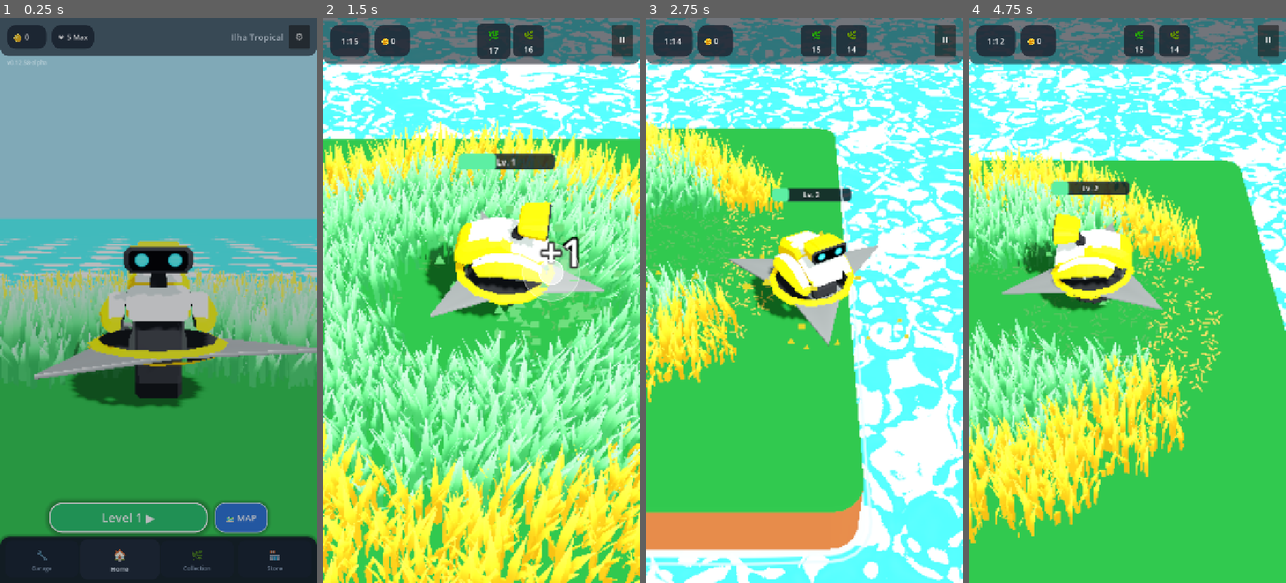
Above: before the commit, frames 1-4 (left to right).
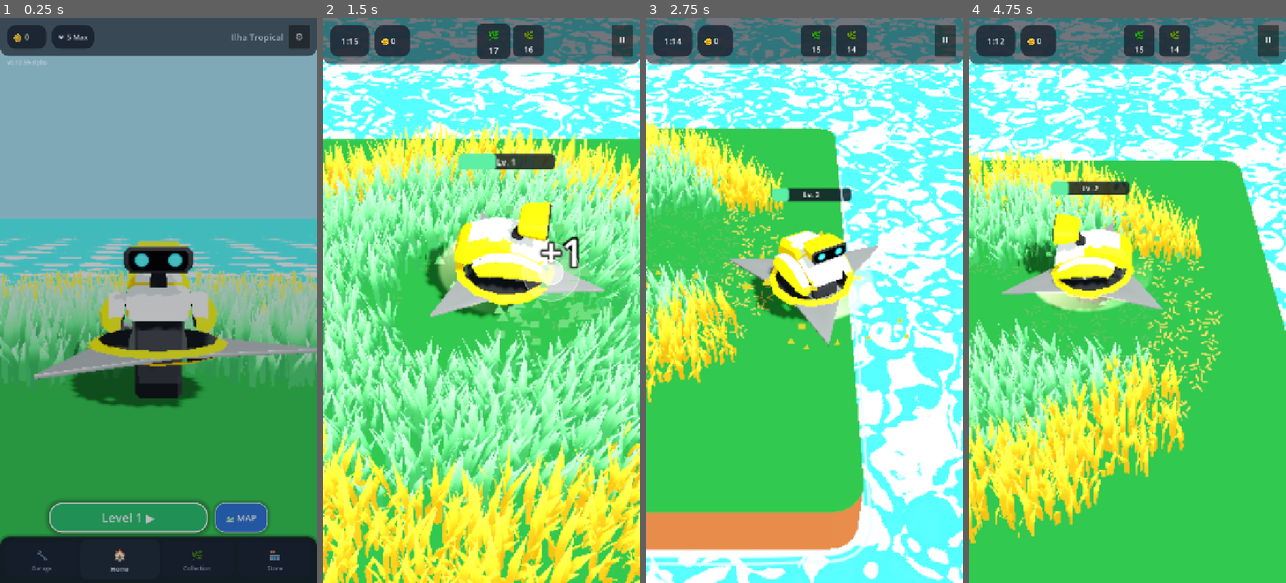
Above: after the commit, the same moments.

Repository: rogerbif/grass-cut-bot
Game: Godot game, scene res://scenes/menu/main_menu.tscn
Same seed, same stepped clock (60 frames per second), same inputs: the game is played once before the commit and once after it.
Inputs (mouse positions are in pixels of both pictures, inside the frame that each line leads up to):
- Up to frame 1 (0.25 s): no input
- Up to frame 2 (1.5 s): click "Level 1 ▶" at 0.5 s; tap Enter at 1.25 s; move the mouse to (551, 272) at 1.27 s; hold Right (ui_right) from 1.28 s (still down); hold Alt from 1.28 s (still down); click (551, 272) at 1.42 s
- Up to frame 3 (2.75 s): release Right (ui_right) at 2 s; release Alt at 2 s; drag from (741, 328) to (788, 413) at 2.02 s
- Up to frame 4 (4.75 s): move the mouse to (1159, 176) at 2.77 s; hold Right (ui_right) 2.78-3.5 s; tap Z at 2.85 s; drag from (1111, 413) to (1032, 215) at 3.52 s; move the mouse to (1222, 385) at 4.27 s; hold Left (ui_left) from 4.28 s (still down); tap 1 at 4.35 s

The runs differ from the first frame. In frame 1, less than 0.1% of the frame differs, in the area x 8-9%, y 8-9%; in frame 2, 0.5%; in frame 3, 0.4%; in frame 4, 0.8%, in the area x 20-61%, y 44-58%.

Commit message:
feat(blade): adiciona pop elástico, flash, choque e shader de slash ultra-leve no level up (v0.12.59-alpha)

Diff:
--- a/project.godot
+++ b/project.godot
@@ -11,7 +11,7 @@
 [application]
 
 config/name="Grass Cut Bot"
-config/version="0.12.58-alpha"
+config/version="0.12.59-alpha"
 run/main_scene="res://scenes/menu/main_menu.tscn"
 config/features=PackedStringArray("4.7", "Mobile")
 boot_splash/image="uid://3pegaomvcdut"
--- a/scripts/core/game_version.gd
+++ b/scripts/core/game_version.gd
@@ -2,58 +2,58 @@
 extends RefCounted
 
 ## Gerenciador Central de Versionamento - Grass Cut Bot (Game SemVer).
-## Fonte única de verdade para a versão do jogo, ciclo de maturidade (Alpha, Beta, Gold)
-## e compatibilidade de saves e presets de exportação.
+## Fonte Ãºnica de verdade para a versÃ£o do jogo, ciclo de maturidade (Alpha, Beta, Gold)
+## e compatibilidade de saves e presets de exportaÃ§Ã£o.
 
 const MAJOR: int = 0
 const MINOR: int = 12
-const PATCH: int = 58
+const PATCH: int = 59
 const STAGE: String = "ALPHA" # "PRE-ALPHA", "ALPHA", "BETA", "RC", "RELEASE"
 const BUILD_TYPE: String = "dev" # "dev", "nightly", "public"
 
-## Retorna a string semântica padrão com prefixo 'v' (ex: "v0.7.2-alpha")
+## Retorna a string semÃ¢ntica padrÃ£o com prefixo 'v' (ex: "v0.7.2-alpha")
 static func get_version_string() -> String:
 	var base: String = "v%d.%d.%d" % [MAJOR, MINOR, PATCH]
 	if not STAGE.is_empty() and STAGE.to_upper() != "RELEASE":
 		base += "-%s" % STAGE.to_lower()
 	return base
 
-## Retorna a versão crua sem prefixo 'v' para o project.godot (ex: "0.7.2-alpha")
+## Retorna a versÃ£o crua sem prefixo 'v' para o project.godot (ex: "0.7.2-alpha")
 static func get_raw_version() -> String:
 	var base: String = "%d.%d.%d" % [MAJOR, MINOR, PATCH]
 	if not STAGE.is_empty() and STAGE.to_upper() != "RELEASE":
 		base += "-%s" % STAGE.to_lower()
 	return base
 
-## Retorna o nome completo com título do jogo (ex: "Grass Cut Bot v0.7.2-alpha")
+## Retorna o nome completo com tÃ­tulo do jogo (ex: "Grass Cut Bot v0.7.2-alpha")
 static func get_display_name() -> String:
 	return "Grass Cut Bot %s" % get_version_string()
 
-## Retorna um código numérico de versão para versionCode do Android (ex: 702 para 0.7.2)
+## Retorna um cÃ³digo numÃ©rico de versÃ£o para versionCode do Android (ex: 702 para 0.7.2)
 static func get_version_code() -> int:
 	return MAJOR * 10000 + MINOR * 100 + PATCH
 
-## Retorna se a versão atual é Pre-Alpha
+## Retorna se a versÃ£o atual Ã© Pre-Alpha
 static func is_pre_alpha() -> bool:
 	return STAGE.to_upper() == "PRE-ALPHA"
 
-## Retorna se a versão atual é Alpha
+## Retorna se a versÃ£o atual Ã© Alpha
 static func is_alpha() -> bool:
 	return STAGE.to_upper() == "ALPHA"
 
-## Retorna se a versão atual é Beta
+## Retorna se a versÃ£o atual Ã© Beta
 static func is_beta() -> bool:
 	return STAGE.to_upper() == "BETA"
 
-## Retorna se a versão atual é Release Candidate (Freeze)
+## Retorna se a versÃ£o atual Ã© Release Candidate (Freeze)
 static func is_rc() -> bool:
 	return STAGE.to_upper() == "RC"
 
-## Retorna se a versão atual é de Lançamento Comercial / Gold Master
+## Retorna se a versÃ£o atual Ã© de LanÃ§amento Comercial / Gold Master
 static func is_release() -> bool:
 	return STAGE.to_upper() == "RELEASE" or (MAJOR >= 1 and STAGE.is_empty())
 
-## Retorna um dicionário estruturado com todos os metadados da versão
+## Retorna um dicionÃ¡rio estruturado com todos os metadados da versÃ£o
 static func get_full_info() -> Dictionary:
 	return {
 		"version_string": get_version_string(),
--- a/scripts/core/upgrade_manager.gd
+++ b/scripts/core/upgrade_manager.gd
@@ -3,6 +3,7 @@
 signal coins_changed(new_amount: int)
 signal upgrade_purchased(upgrade_name: String, new_level: int)
 signal blade_level_changed(new_level: int, is_max: bool)
+signal blade_leveled_up(new_level: int, is_max: bool)
 signal blade_xp_changed(current_xp: float, max_xp: float, progress_ratio: float)
 signal blade_penalized(new_level: int)
 
@@ -103,6 +104,7 @@
 		blade_level += 1
 		leveled_up = true
 		blade_level_changed.emit(blade_level, blade_level >= 6)
+		blade_leveled_up.emit(blade_level, blade_level >= 6)
 		if AudioManager != null:
 			AudioManager.play_sfx("power_up")
 		if blade_level >= 6:
@@ -187,6 +189,7 @@
 		blade_xp = 0.0
 		upgrade_purchased.emit("blade", blade_level)
 		blade_level_changed.emit(blade_level, blade_level >= 6)
+		blade_leveled_up.emit(blade_level, blade_level >= 6)
 		blade_xp_changed.emit(0.0, get_xp_required_for_next_level(), 0.0)
 		if AudioManager != null:
 			AudioManager.play_sfx("buy")
--- a/scripts/cutter/cutter.gd
+++ b/scripts/cutter/cutter.gd
@@ -37,6 +37,14 @@
 @onready var defeat_puff_particles: CPUParticles3D = $DefeatPuffParticles if has_node("DefeatPuffParticles") else null
 @onready var robot_eyes: RobotEyes = $RobotEyes if has_node("RobotEyes") else null
 @onready var blade_progress_bar: BladeProgressBar = $BladeProgressBar if has_node("BladeProgressBar") else null
+
+var blade_slash_mesh: MeshInstance3D = null
+var shockwave_mesh: MeshInstance3D = null
+var _blade_pop_scale: float = 1.0
+var _slash_flash_boost: float = 1.0
+var _pop_tween: Tween = null
+var _flash_tween: Tween = null
+var _shockwave_tween: Tween = null
 
 var input_direction: Vector2 = Vector2.ZERO
 var is_stunned: bool = false
@@ -111,6 +119,7 @@
 			blade_area.area_exited.connect(_on_blade_area_exited)
 		call_deferred("_sync_initial_overlaps")
 	_setup_eyes()
+	_setup_blade_slash_and_shockwave()
 	update_upgrades()
 	_update_shader_globals()
 	reset_orientation_to_camera()
@@ -118,6 +127,7 @@
 	if UpgradeManager != null:
 		UpgradeManager.upgrade_purchased.connect(_on_upgrade_purchased)
 		UpgradeManager.blade_level_changed.connect(_on_blade_level_changed)
+		UpgradeManager.blade_leveled_up.connect(_on_blade_leveled_up)
 	if GameManager != null:
 		GameManager.state_changed.connect(_on_game_state_changed)
 	if AudioManager != null:
@@ -352,6 +362,85 @@
 func _on_blade_level_changed(_new_level: int, _is_max: bool) -> void:
 	update_upgrades()
 
+func _on_blade_leveled_up(_new_level: int, _is_max: bool) -> void:
+	_trigger_level_up_effects()
+
+func _setup_blade_slash_and_shockwave() -> void:
+	# 1. Setup Slash Mesh acoplado ao BladeSpinner
+	if blade_spinner != null:
+		blade_slash_mesh = MeshInstance3D.new()
+		blade_slash_mesh.name = "BladeSlash"
+		var slash_plane: PlaneMesh = PlaneMesh.new()
+		slash_plane.size = Vector2(2.35, 2.35)
+		blade_slash_mesh.mesh = slash_plane
+		blade_slash_mesh.position = Vector3(0.0, 0.015, 0.0)
+		blade_slash_mesh.cast_shadow = GeometryInstance3D.SHADOW_CASTING_SETTING_OFF
+		var slash_mat_res: ShaderMaterial = load("res://shaders/blade_slash_material.tres")
+		if slash_mat_res != null:
+			blade_slash_mesh.material_override = slash_mat_res.duplicate()
+		blade_spinner.add_child(blade_slash_mesh)
+
+	# 2. Setup Shockwave Ring Mesh na base do cortador
+	shockwave_mesh = MeshInstance3D.new()
+	shockwave_mesh.name = "ShockwaveRing"
+	var ring_plane: PlaneMesh = PlaneMesh.new()
+	ring_plane.size = Vector2(2.0, 2.0)
+	shockwave_mesh.mesh = ring_plane
+	shockwave_mesh.position = Vector3(0.0, 0.035, 0.0)
+	shockwave_mesh.cast_shadow = GeometryInstance3D.SHADOW_CASTING_SETTING_OFF
+	var shock_mat_res: ShaderMaterial = load("res://shaders/shockwave_ring_material.tres")
+	if shock_mat_res != null:
+		shockwave_mesh.material_override = shock_mat_res.duplicate()
+	shockwave_mesh.visible = false
+	add_child(shockwave_mesh)
+
+func _trigger_level_up_effects() -> void:
+	# 1. Pop elástico da lâmina (Punch Scale com Squash & Stretch)
+	if _pop_tween != null and _pop_tween.is_valid():
+		_pop_tween.kill()
+	_pop_tween = create_tween()
+	_pop_tween.tween_property(self, "_blade_pop_scale", 1.38, 0.07).set_trans(Tween.TRANS_QUAD).set_ease(Tween.EASE_OUT)
+	_pop_tween.tween_property(self, "_blade_pop_scale", 1.0, 0.30).set_trans(Tween.TRANS_BACK).set_ease(Tween.EASE_OUT)
+
+	# 2. Flash momentâneo de brilho e slash
+	if _flash_tween != null and _flash_tween.is_valid():
+		_flash_tween.kill()
+	_slash_flash_boost = 2.5
+	_flash_tween = create_tween()
+	_flash_tween.tween_property(self, "_slash_flash_boost", 1.0, 0.28).set_trans(Tween.TRANS_QUAD).set_ease(Tween.EASE_OUT)
+
+	# 3. Onda de Choque no solo (Shockwave Ring)
+	if shockwave_mesh != null:
+		if _shockwave_tween != null and _shockwave_tween.is_valid():
+			_shockwave_tween.kill()
+		shockwave_mesh.visible = true
+		shockwave_mesh.scale = Vector3(0.15, 1.0, 0.15)
+		var shock_mat: ShaderMaterial = shockwave_mesh.material_override as ShaderMaterial
+		if shock_mat != null:
+			shock_mat.set_shader_parameter("alpha", 1.0)
+		var target_scale: float = (_cached_blade_radius / 0.90) * 1.65
+		_shockwave_tween = create_tween().set_parallel(true)
+		_shockwave_tween.tween_property(shockwave_mesh, "scale", Vector3(target_scale, 1.0, target_scale), 0.32).set_trans(Tween.TRANS_QUAD).set_ease(Tween.EASE_OUT)
+		if shock_mat != null:
+			_shockwave_tween.tween_method(func(a: float): shock_mat.set_shader_parameter("alpha", a), 1.0, 0.0, 0.32).set_trans(Tween.TRANS_EXPO).set_ease(Tween.EASE_IN)
+		_shockwave_tween.chain().tween_callback(func(): shockwave_mesh.visible = false)
+
+	# 4. Feedback tátil mobile e faíscas estelares
+	if Input.has_method("vibrate_handheld"):
+		Input.vibrate_handheld(25)
+	if spark_particles != null:
+		spark_particles.restart()
+
+func _update_blade_slash_intensity() -> void:
+	if blade_slash_mesh == null:
+		return
+	var mat: ShaderMaterial = blade_slash_mesh.material_override as ShaderMaterial
+	if mat == null:
+		return
+	var speed_ratio: float = clampf((current_blade_speed - idle_rotation_speed) / maxf(rotation_speed - idle_rotation_speed, 1.0), 0.0, 1.0)
+	var base_intensity: float = lerpf(0.12, 1.0, speed_ratio)
+	mat.set_shader_parameter("slash_intensity", base_intensity * _slash_flash_boost)
+
 func update_upgrades() -> void:
 	if UpgradeManager == null:
 		_cached_blade_radius = 0.90
@@ -379,7 +468,8 @@
 func _sync_blade_spinner_transform() -> void:
 	if blade_spinner == null:
 		return
-	var visual_scale: float = _cached_blade_radius / 1.03
+	var visual_scale: float = (_cached_blade_radius / 1.03) * _blade_pop_scale
+	var squash_y: float = 1.0 / sqrt(maxf(_blade_pop_scale, 0.01))
 	var tilt_quat: Quaternion = Quaternion.IDENTITY
 	if robot_body != null:
 		var chassis_up: Vector3 = robot_body.basis.y.normalized()
@@ -387,7 +477,7 @@
 			tilt_quat = Quaternion(Vector3.UP, chassis_up)
 		blade_spinner.position = robot_body.position + robot_body.basis * (_initial_blade_pos - _initial_body_pos)
 	var spin_quat: Quaternion = Quaternion(Vector3.UP, _blade_spin_angle)
-	blade_spinner.basis = Basis(tilt_quat * spin_quat).scaled(Vector3(visual_scale, 1.0, visual_scale))
+	blade_spinner.basis = Basis(tilt_quat * spin_quat).scaled(Vector3(visual_scale, squash_y, visual_scale))
 
 func _update_blade_tier_visual() -> void:
 	var tier: int = 1
@@ -422,9 +512,11 @@
 		if _is_celebrating:
 			current_blade_speed = idle_rotation_speed
 			_blade_spin_angle = fposmod(_blade_spin_angle + deg_to_rad(current_blade_speed * delta), TAU)
+			_update_blade_slash_intensity()
 			_process_victory_idle_behavior(delta)
 		else:
 			current_blade_speed = 0.0
+			_update_blade_slash_intensity()
 		_process_procedural_motion(delta, 1.0)
 		return
 
@@ -435,6 +527,7 @@
 	var blade_accel: float = 12.0 if is_moving else 3.5
 	current_blade_speed = lerp(current_blade_speed, target_blade_speed, blade_accel * delta)
 	_blade_spin_angle = fposmod(_blade_spin_angle + deg_to_rad(current_blade_speed * delta), TAU)
+	_update_blade_slash_intensity()
 
 	# Atualiza o olhar do robô e o ciclo de sono em idle
 	if robot_eyes:
--- /dev/null
+++ b/shaders/blade_slash.gdshader
@@ -0,0 +1,35 @@
+shader_type spatial;
+render_mode unshaded, blend_add, depth_draw_never, cull_disabled;
+
+// Shader de Slash Procedural Ultra-Leve (Opção A)
+// 100% Analítico e Vetorial na GPU - Zero Texturas PNG para 60 FPS Mobile
+
+uniform vec4 slash_color : source_color = vec4(1.0, 0.96, 0.70, 1.0);
+uniform float slash_intensity : hint_range(0.0, 3.0) = 1.0;
+uniform float inner_radius : hint_range(0.0, 1.0) = 0.55;
+uniform float outer_radius : hint_range(0.0, 1.0) = 0.98;
+uniform float edge_softness : hint_range(0.01, 0.5) = 0.08;
+uniform float arc_length : hint_range(0.5, 6.28) = 3.6; // ~200 graus de arco de rastro
+
+void fragment() {
+	vec2 uv = UV * 2.0 - 1.0;
+	float r = length(uv);
+
+	// Anel radial delimitando a espessura da lâmina
+	float ring = smoothstep(inner_radius, inner_radius + edge_softness, r) *
+	             smoothstep(outer_radius, outer_radius - edge_softness, r);
+
+	// Ângulo polar contínuo de 0 a 2*PI
+	float angle = atan(uv.y, uv.x);
+	float norm_angle = mod(angle + 3.14159265, 6.2831853);
+
+	// Cauda angular em fade: ponta intensa e cauda com atenuação suave
+	float arc_mask = smoothstep(0.0, arc_length * 0.15, norm_angle) *
+	                 smoothstep(arc_length + 0.05, arc_length, norm_angle);
+	float tail_fade = pow(clamp(norm_angle / max(arc_length, 0.001), 0.0, 1.0), 1.8);
+
+	float final_alpha = ring * arc_mask * tail_fade * slash_intensity;
+
+	ALBEDO = slash_color.rgb;
+	ALPHA = clamp(final_alpha * slash_color.a, 0.0, 1.0);
+}
--- /dev/null
+++ b/shaders/blade_slash_material.tres
@@ -0,0 +1,13 @@
+[gd_resource type="ShaderMaterial" load_steps=2 format=3 uid="uid://blade_slash_mat_01"]
+
+[ext_resource type="Shader" path="res://shaders/blade_slash.gdshader" id="1_shader"]
+
+[resource]
+render_priority = 1
+shader = ExtResource("1_shader")
+shader_parameter/slash_color = Color(1, 0.96, 0.7, 0.85)
+shader_parameter/slash_intensity = 1.0
+shader_parameter/inner_radius = 0.55
+shader_parameter/outer_radius = 0.98
+shader_parameter/edge_softness = 0.08
+shader_parameter/arc_length = 3.6
--- /dev/null
+++ b/shaders/shockwave_ring.gdshader
@@ -0,0 +1,22 @@
+shader_type spatial;
+render_mode unshaded, blend_add, depth_draw_never, cull_disabled;
+
+// Shader de Onda de Choque (Shockwave Ring)
+// Anel circular procedural com renderização aditiva e antialiasing analítico
+
+uniform vec4 shock_color : source_color = vec4(1.0, 0.92, 0.45, 1.0);
+uniform float inner_radius : hint_range(0.0, 1.0) = 0.72;
+uniform float outer_radius : hint_range(0.0, 1.0) = 0.96;
+uniform float edge_softness : hint_range(0.01, 0.3) = 0.06;
+uniform float alpha : hint_range(0.0, 1.0) = 1.0;
+
+void fragment() {
+	vec2 uv = UV * 2.0 - 1.0;
+	float r = length(uv);
+
+	float ring = smoothstep(inner_radius - edge_softness, inner_radius + edge_softness, r) *
+	             smoothstep(outer_radius + edge_softness, outer_radius - edge_softness, r);
+
+	ALBEDO = shock_color.rgb;
+	ALPHA = clamp(ring * alpha * shock_color.a, 0.0, 1.0);
+}
--- /dev/null
+++ b/shaders/shockwave_ring_material.tres
@@ -0,0 +1,12 @@
+[gd_resource type="ShaderMaterial" load_steps=2 format=3 uid="uid://shockwave_ring_mat_01"]
+
+[ext_resource type="Shader" path="res://shaders/shockwave_ring.gdshader" id="1_shader"]
+
+[resource]
+render_priority = 2
+shader = ExtResource("1_shader")
+shader_parameter/shock_color = Color(1, 0.92, 0.45, 1)
+shader_parameter/inner_radius = 0.72
+shader_parameter/outer_radius = 0.96
+shader_parameter/edge_softness = 0.06
+shader_parameter/alpha = 1.0
--- /dev/null
+++ b/tests/test_blade_pop_and_slash.gd
@@ -0,0 +1,104 @@
+extends Node
+
+var _leveled_up_emitted: bool = false
+var _last_level_up_level: int = 0
+
+func _ready() -> void:
+	print("--- TEST BLADE POP, FLASH, SHOCKWAVE & SLASH (LEVEL UP EFFECTS) ---")
+
+	# Instancia o Cutter
+	var cutter_scene: PackedScene = load("res://scenes/cutter/cutter.tscn")
+	var cutter: CharacterBody3D = cutter_scene.instantiate() as CharacterBody3D
+	add_child(cutter)
+
+	# 1. Verifica existência das malhas de Slash e Shockwave
+	var slash_mesh: MeshInstance3D = cutter.get("blade_slash_mesh")
+	if slash_mesh == null:
+		push_error("blade_slash_mesh was not created!")
+		get_tree().quit(1)
+		return
+	print("✔ PASSOU: blade_slash_mesh criado com sucesso no blade_spinner")
+
+	var shock_mesh: MeshInstance3D = cutter.get("shockwave_mesh")
+	if shock_mesh == null:
+		push_error("shockwave_mesh was not created!")
+		get_tree().quit(1)
+		return
+	print("✔ PASSOU: shockwave_mesh criado com sucesso na raiz do cutter")
+
+	# Verifica materiais
+	if slash_mesh.material_override == null or not (slash_mesh.material_override is ShaderMaterial):
+		push_error("blade_slash_mesh material_override is not a ShaderMaterial!")
+		get_tree().quit(1)
+		return
+	print("✔ PASSOU: blade_slash_mesh configurado com ShaderMaterial")
+
+	if shock_mesh.material_override == null or not (shock_mesh.material_override is ShaderMaterial):
+		push_error("shockwave_mesh material_override is not a ShaderMaterial!")
+		get_tree().quit(1)
+		return
+	print("✔ PASSOU: shockwave_mesh configurado com ShaderMaterial")
+
+	# 2. Conecta sinal de teste no UpgradeManager
+	UpgradeManager.blade_level = 1
+	UpgradeManager.blade_xp = 0.0
+	UpgradeManager.blade_leveled_up.connect(func(lvl: int, _max: bool):
+		_leveled_up_emitted = true
+		_last_level_up_level = lvl
+	)
+
+	# 3. Testa Level UP: adiciona 50 XP (requisito Lv 1->2 é 50)
+	_leveled_up_emitted = false
+	UpgradeManager.add_blade_xp(50.0)
+
+	if not _leveled_up_emitted or _last_level_up_level != 2:
+		push_error("blade_leveled_up signal was not emitted properly on level up!")
+		get_tree().quit(1)
+		return
+	print("✔ PASSOU: Sinal blade_leveled_up emitido ao atingir Lv 2")
+
+	# 4. Verifica reação do Cutter ao Level Up (Pop e Shockwave)
+	var pop_scale: float = cutter.get("_blade_pop_scale")
+	print("Pop scale apos level up: ", pop_scale)
+	if pop_scale < 1.0:
+		push_error("Pop scale should be >= 1.0!")
+		get_tree().quit(1)
+		return
+	print("✔ PASSOU: Pop de escala ativado no Cutter")
+
+	if not shock_mesh.visible:
+		push_error("shockwave_mesh should be visible during shockwave effect!")
+		get_tree().quit(1)
+		return
+	print("✔ PASSOU: shockwave_mesh ativado no solo")
+
+	# 5. Testa penalidade de rochas: NÃO deve emitir blade_leveled_up
+	_leveled_up_emitted = false
+	UpgradeManager.penalize_blade_hit()
+	if _leveled_up_emitted:
+		push_error("blade_leveled_up MUST NOT be emitted on penalty!")
+		get_tree().quit(1)
+		return
+	print("✔ PASSOU: Penalidade de rocha NAO emite blade_leveled_up (sem falso pop/choque)")
+
+	# 6. Testa modulação de slash por velocidade
+	cutter.set("current_blade_speed", 108.0)
+	cutter.call("_update_blade_slash_intensity")
+	var mat_slash: ShaderMaterial = slash_mesh.material_override as ShaderMaterial
+	var idle_intensity: float = mat_slash.get_shader_parameter("slash_intensity")
+
+	cutter.set("_slash_flash_boost", 1.0)
+	cutter.set("current_blade_speed", 720.0)
+	cutter.call("_update_blade_slash_intensity")
+	var full_intensity: float = mat_slash.get_shader_parameter("slash_intensity")
+
+	print("Idle slash intensity: ", idle_intensity, " | Full cut slash intensity: ", full_intensity)
+	if full_intensity <= idle_intensity:
+		push_error("Slash intensity should be significantly higher at full speed than at idle!")
+		get_tree().quit(1)
+		return
+	print("✔ PASSOU: Modulação dinâmica de intensidade do slash por velocidade validada")
+
+	print("--- TODOS OS TESTES PASSARAM COM 100% DE SUCESSO! ---")
+	cutter.queue_free()
+	get_tree().quit(0)
--- /dev/null
+++ b/tests/test_blade_pop_and_slash.tscn
@@ -0,0 +1,6 @@
+[gd_scene load_steps=2 format=3 uid="uid://test_pop_slash_01"]
+
+[ext_resource type="Script" path="res://tests/test_blade_pop_and_slash.gd" id="1_test"]
+
+[node name="TestBladePopAndSlash" type="Node"]
+script = ExtResource("1_test")
Not shown, changed: export_presets.cfg
Not shown, changed: docs/02_entidades_e_mecanicas/SISTEMA_DO_CORTADOR.md
Not shown, changed: docs/04_sistemas_e_gameplay/GAME_FEEL_E_HAPTICS.md
Not shown, added: docs/historico_melhorias/135_pop_flash_choque_e_shader_slash_level_up.md
Not shown, changed: docs/historico_melhorias/INDICE_MELHORIAS.md
